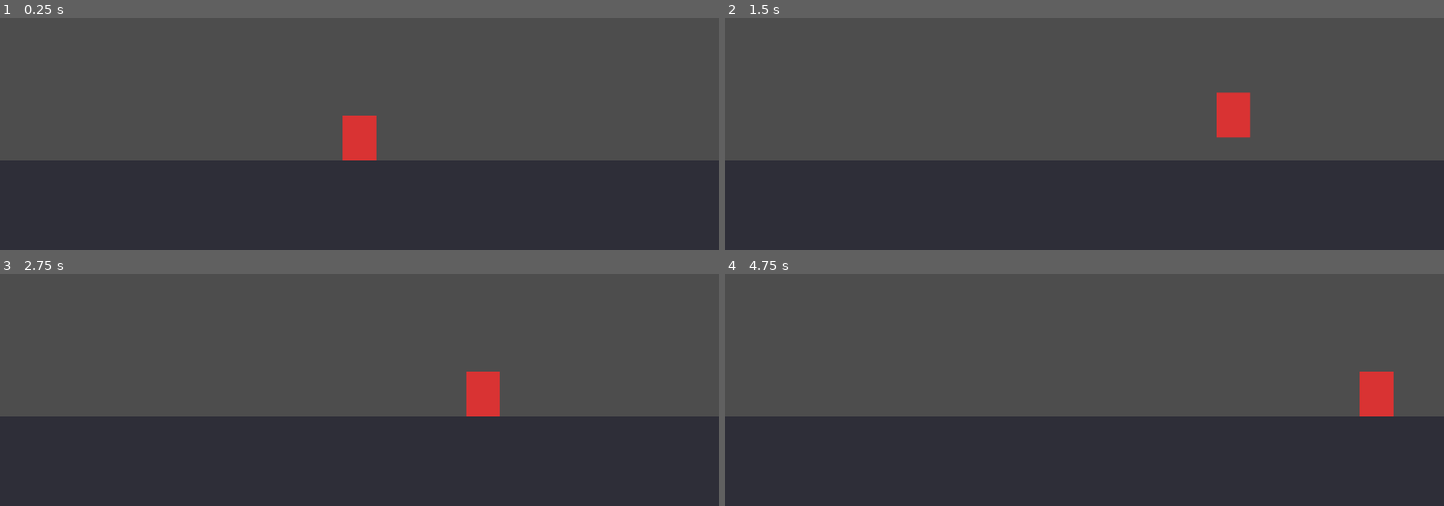
Above: before the commit, frames 1-4 (two rows, left to right).
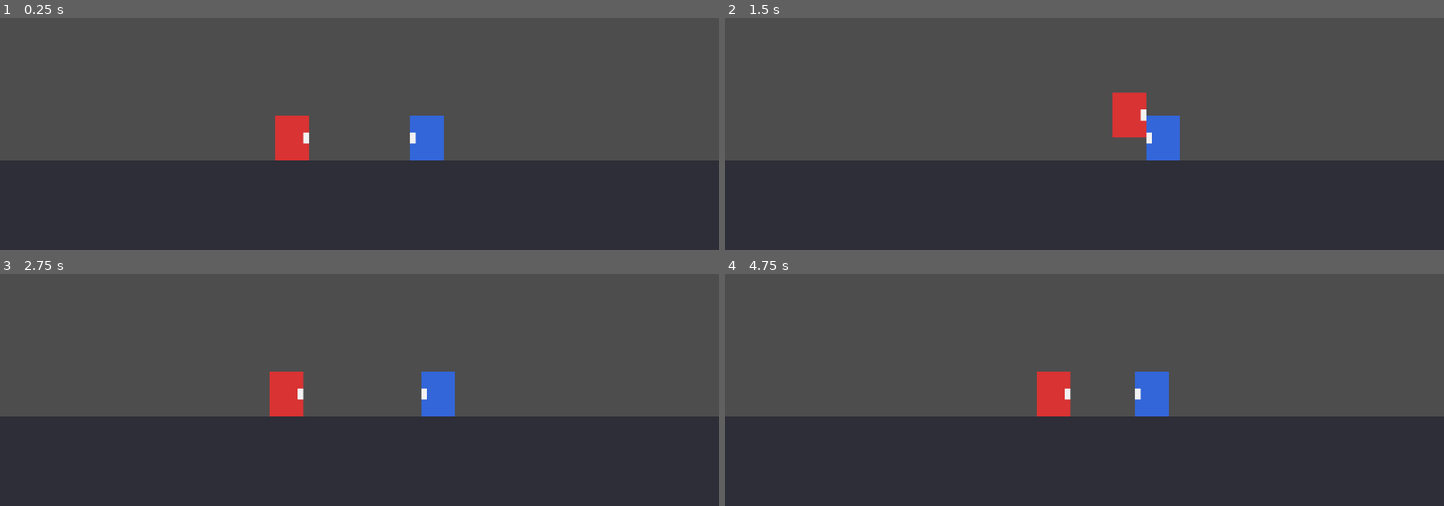
Above: after the commit, the same moments.

Repository: al5ina5/fighter
Game: Godot game, scene res://scenes/Battle.tscn
The game is run twice, just before and just after one commit, with the same random seed, the same clock (stepped at 60 frames per second) and the same inputs.
Inputs:
- Up to frame 1 (0.25 s): no input
- Up to frame 2 (1.5 s): tap Enter at 0.5 s; hold D (move_right, bound only before the commit) from 0.53 s (still down); tap Left (p2_move_left, bound only after the commit) at 0.6 s; tap Space (jump, bound only before the commit) at 0.77, 1.07 s; tap Right (p2_move_right, bound only after the commit) at 0.8, 1.35 s
- Up to frame 3 (2.75 s): tap Space (jump, bound only before the commit) at 1.52, 1.82, 2.3 s; tap Enter at 1.55, 2.1 s; release D (move_right, bound only before the commit) at 2.03 s; hold A (move_left, bound only before the commit) from 2.03 s (still down)
- Up to frame 4 (4.75 s): release A (move_left, bound only before the commit) at 2.78 s; hold D (move_right, bound only before the commit) 2.78-4.28 s; tap Space (jump, bound only before the commit) at 2.85, 3.02, 3.32, 3.77, 4.07, 4.52 s; tap W (p1_jump, bound only after the commit) at 3.05, 3.6 s; tap Up (p2_jump, bound only after the commit) at 3.8, 4.35 s; hold A (move_left, bound only before the commit) from 4.28 s (still down); tap Left (p2_move_left, bound only after the commit) at 4.55 s

The runs differ from the first frame. In frame 1, 2.8% of the frame differs, in the area x 38-62%, y 42-62%; in frame 2, 2.8%, in the area x 53-74%, y 32-62%; in frame 3, 2.7%; in frame 4, 2.8%.

Commit message:
Step 2: two fighters, facing, controller+keyboard input (P1 WASD/pad1, P2 arrows/pad2)

Diff:
--- a/scenes/Battle.tscn
+++ b/scenes/Battle.tscn
@@ -23,5 +23,12 @@
 offset_bottom = 720.0
 color = Color(0.18, 0.18, 0.22, 1)
 
-[node name="Player" parent="." instance=ExtResource("1")]
-position = Vector2(640, 520)
+[node name="Player1" parent="." instance=ExtResource("1")]
+position = Vector2(520, 520)
+player_number = 1
+body_color = Color(0.85, 0.2, 0.2, 1)
+
+[node name="Player2" parent="." instance=ExtResource("1")]
+position = Vector2(760, 520)
+player_number = 2
+body_color = Color(0.2, 0.4, 0.85, 1)
--- a/scenes/Player.tscn
+++ b/scenes/Player.tscn
@@ -5,15 +5,23 @@
 [sub_resource type="RectangleShape2D" id="RectangleShape2D_player"]
 size = Vector2(60, 80)
 
-[node name="Player" type="CharacterBody2D"]
+[node name="Player" type="CharacterBody2D" groups=["players"]]
 script = ExtResource("1")
 
 [node name="CollisionShape2D" type="CollisionShape2D" parent="."]
 shape = SubResource("RectangleShape2D_player")
 
-[node name="Body" type="ColorRect" parent="."]
+[node name="Visual" type="Node2D" parent="."]
+
+[node name="Body" type="ColorRect" parent="Visual"]
 offset_left = -30.0
 offset_top = -40.0
 offset_right = 30.0
 offset_bottom = 40.0
-color = Color(0.85, 0.2, 0.2, 1)
+
+[node name="Face" type="ColorRect" parent="Visual"]
+offset_left = 20.0
+offset_top = -10.0
+offset_right = 30.0
+offset_bottom = 10.0
+color = Color(0.95, 0.95, 0.95, 1)
--- a/scripts/InputSetup.gd
+++ b/scripts/InputSetup.gd
@@ -2,9 +2,14 @@
 
 
 func _ready() -> void:
-	_setup_action("move_left", [KEY_A, KEY_LEFT])
-	_setup_action("move_right", [KEY_D, KEY_RIGHT])
-	_setup_action("jump", [KEY_SPACE, KEY_W, KEY_UP])
+	# Player 1 — keyboard (WASD) + controller slot 0
+	_setup_action("p1_move_left", [KEY_A])
+	_setup_action("p1_move_right", [KEY_D])
+	_setup_action("p1_jump", [KEY_W, KEY_SPACE])
+	# Player 2 — keyboard (arrows) + controller slot 1
+	_setup_action("p2_move_left", [KEY_LEFT])
+	_setup_action("p2_move_right", [KEY_RIGHT])
+	_setup_action("p2_jump", [KEY_UP, KEY_ENTER])
 
 
 func _setup_action(action: StringName, keys: Array) -> void:
--- a/scripts/Player.gd
+++ b/scripts/Player.gd
@@ -4,15 +4,66 @@
 const JUMP_VELOCITY := -400.0
 const GRAVITY := 980.0
 
+@export var player_number: int = 1
+@export var body_color: Color = Color(0.85, 0.2, 0.2)
+
+@onready var visual: Node2D = $Visual
+@onready var body: ColorRect = $Visual/Body
+
+
+func _ready() -> void:
+	body.color = body_color
+
 
 func _physics_process(delta: float) -> void:
 	if not is_on_floor():
 		velocity.y += GRAVITY * delta
 
-	if Input.is_action_just_pressed("jump") and is_on_floor():
+	if _jump_pressed() and is_on_floor():
 		velocity.y = JUMP_VELOCITY
 
-	var direction := Input.get_axis("move_left", "move_right")
-	velocity.x = direction * SPEED
+	velocity.x = _move_input() * SPEED
+	move_and_slide()
+	_update_facing()
 
-	move_and_slide()
+
+func _move_input() -> float:
+	var dir := Input.get_axis(_action("move_left"), _action("move_right"))
+	var stick := Input.get_joy_axis(_pad_device(), JOY_AXIS_LEFT_X)
+	if absf(stick) < 0.15:
+		stick = 0.0
+	return clampf(dir + stick, -1.0, 1.0)
+
+
+func _jump_pressed() -> bool:
+	if Input.is_action_just_pressed(_action("jump")):
+		return true
+	var d := _pad_device()
+	return d >= 0 and Input.is_joy_button_pressed(d, JOY_BUTTON_A)
+
+
+func _action(name: String) -> StringName:
+	return StringName("p%d_%s" % [player_number, name])
+
+
+func _pad_device() -> int:
+	return player_number - 1
+
+
+func _update_facing() -> void:
+	var opponent := _find_opponent()
+	if opponent == null:
+		return
+	visual.scale.x = 1.0 if opponent.global_position.x >= global_position.x else -1.0
+
+
+func _find_opponent() -> Node:
+	var best = null
+	var best_dist := INF
+	for player in get_tree().get_nodes_in_group("players"):
+		if player != self:
+			var dist := absf(player.global_position.x - global_position.x)
+			if dist < best_dist:
+				best_dist = dist
+				best = player
+	return best
Not shown, removed: scripts/.gitkeep
